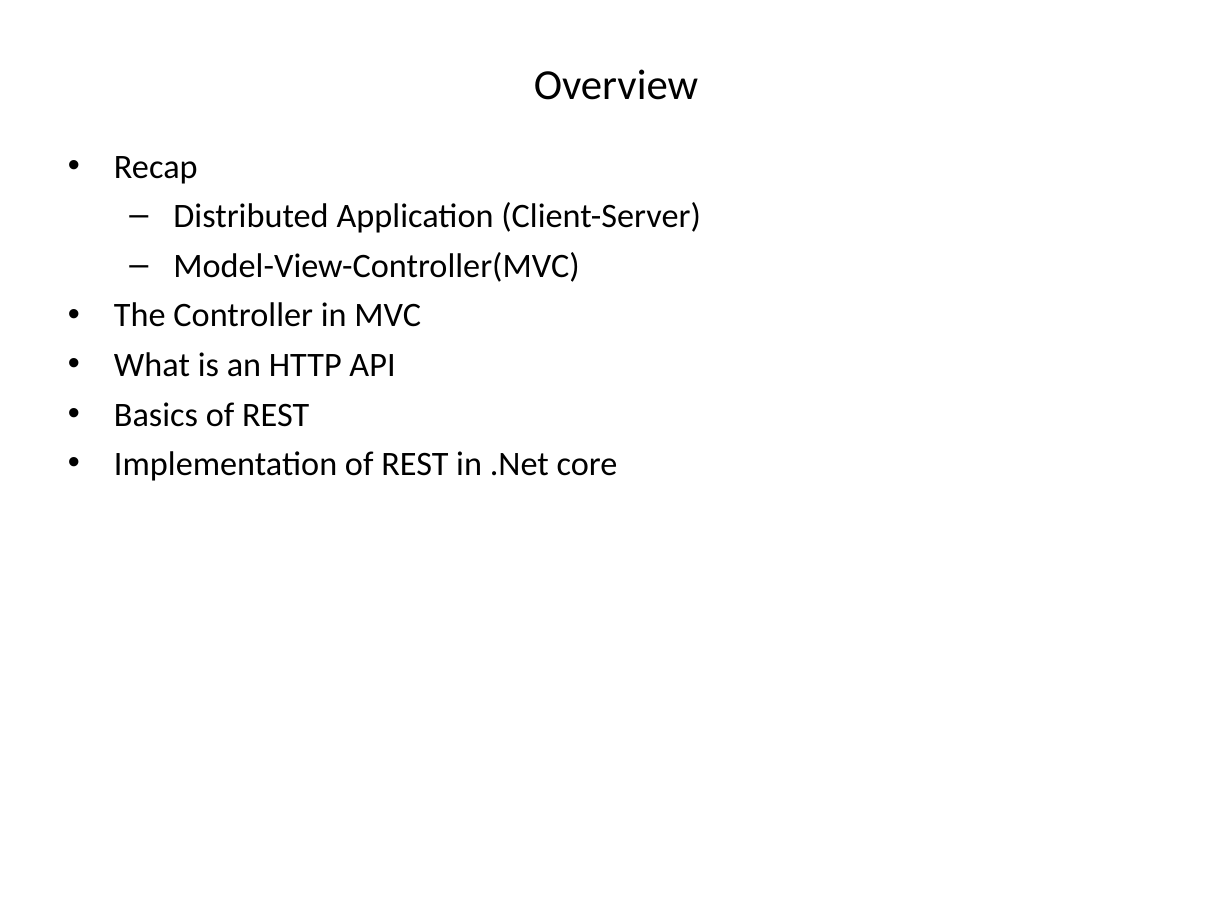
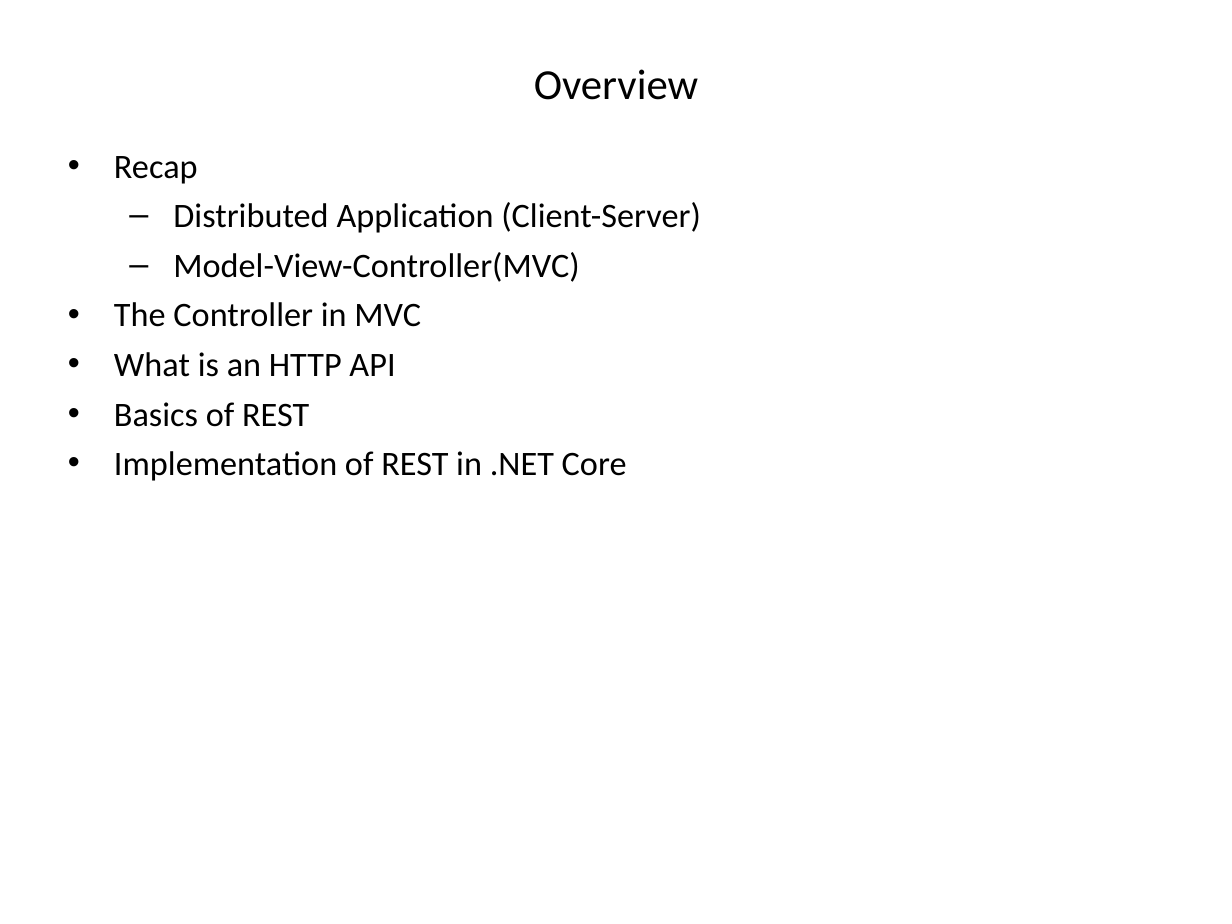
Before and after one commit to hogeschool/Development-5, a slide deck: slide 2 of Lectures/Lecture3/lesson3.pptx. Drawn at 1232x924 pixels with LibreOffice and Linux fonts; fonts in the diff are those of the drawing. Boxes give left, top, right and bottom in pixels: in the first picture for what was removed or moved away, otherwise in the second. Text is boxed around its words. In the diff, an @@ line names an element or a change of style, - is before the commit and + after.

```diff
--- a/Lectures/Lecture3/lesson3.pptx
+++ b/Lectures/Lecture3/lesson3.pptx
@@ text at (x1=114, y1=451, x2=627, y2=481): text changed @@
-• Implementation of REST in .Net core
+• Implementation of REST in .NET Core
```
Also in this commit, not shown: 8 other slides changed, 8 slides added, 2 other files.
